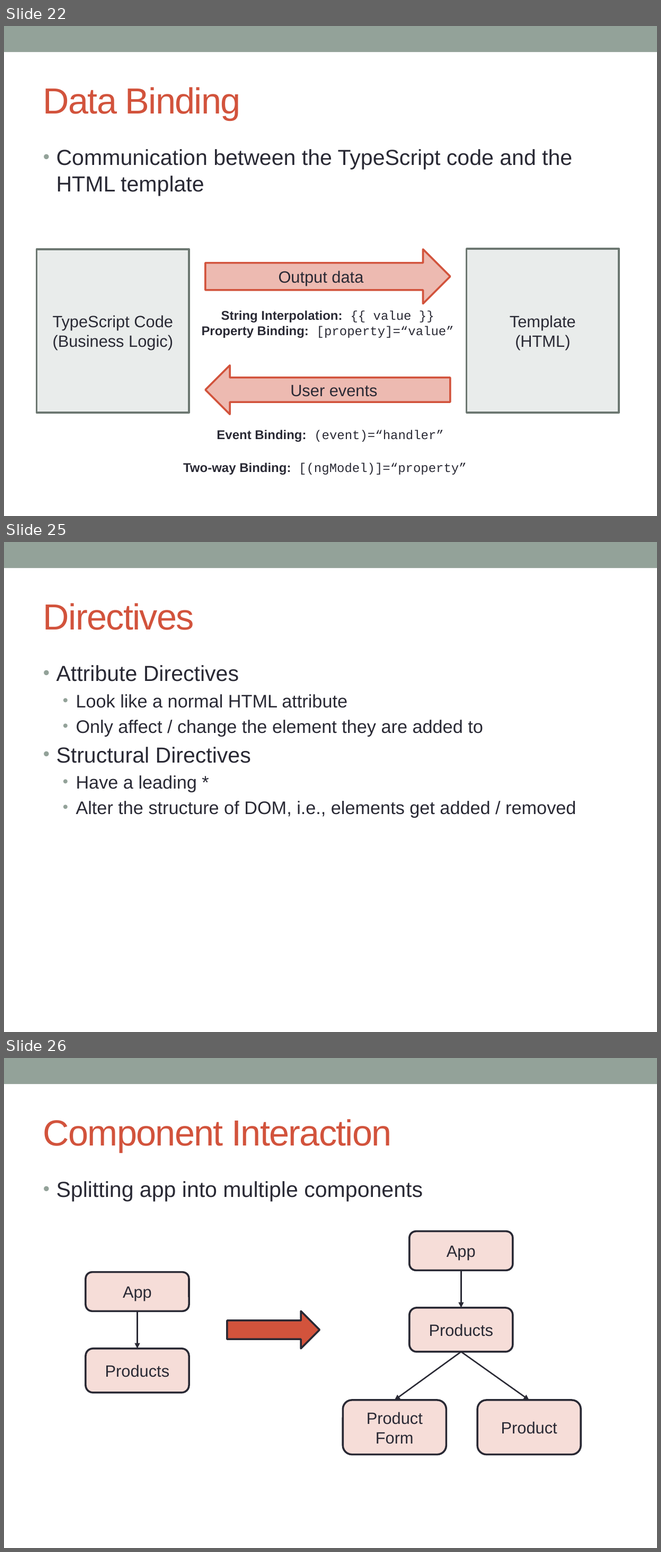
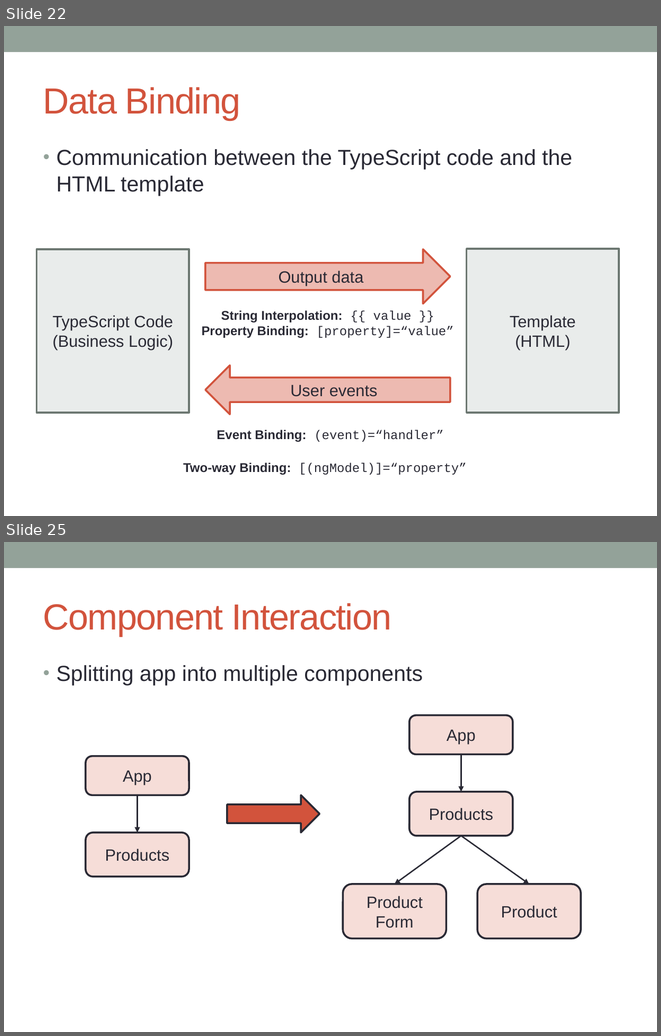
Before and after one commit to naveen-pete/ng-jda-2017-07-05, a slide deck: docs/angular-workshop.pptx. Shown one above the other, each under a label of ours: slides 22, 25 and 26 before the commit, slides 22 and 25 after it; the slides between them are not shown. The pictures are 661x1552 and 661x1036 pixels, drawn with LibreOffice and Linux fonts; fonts in the diff are those of the drawing. Boxes give left, top, right and bottom in pixels: in the first picture for what was removed or moved away, otherwise in the second. Text is boxed around its words. In the diff, an @@ line names an element or a change of style, - is before the commit and + after.

```diff
--- a/docs/angular-workshop.pptx
+++ b/docs/angular-workshop.pptx
@@ slide 25 removed at [4,542,657,1032], background #FFFFFF; not listed: 1 template element that a slide beside it also shows @@
@@ title removed at [43,603,194,630] @@
-Directives
@@ text removed at [56,665,576,817] @@
-• Attribute Directives
-  • Look like a normal HTML attribute
-  • Only affect / change the element they are added to
-• Structural Directives
-  • Have a leading *
-  • Alter the structure of DOM, i.e., elements get added / removed
@@ what was slide 26 is now slide 25 @@
```
Also in this commit, not shown: 4 slides changed, 2 other files.
